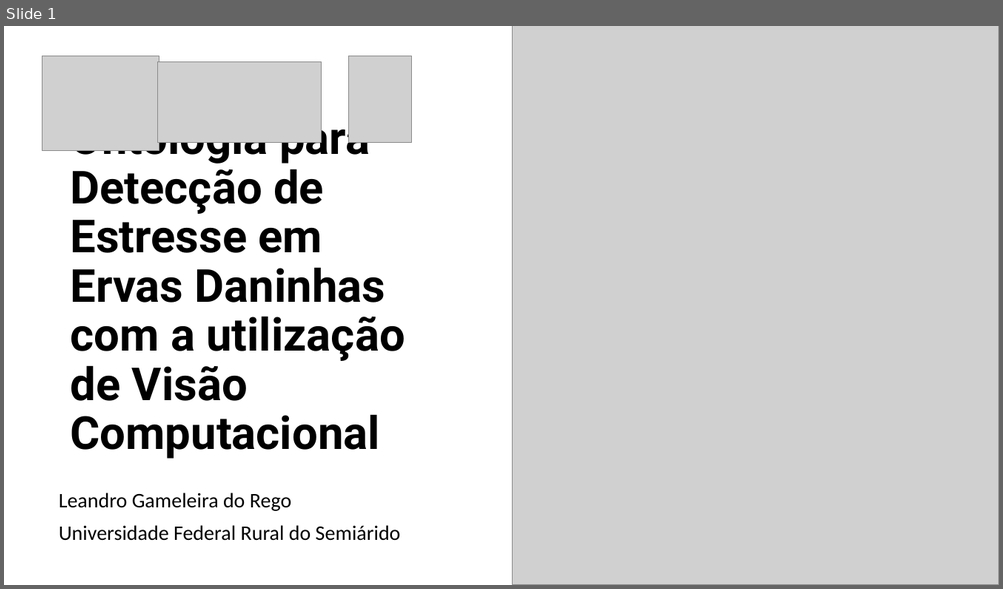
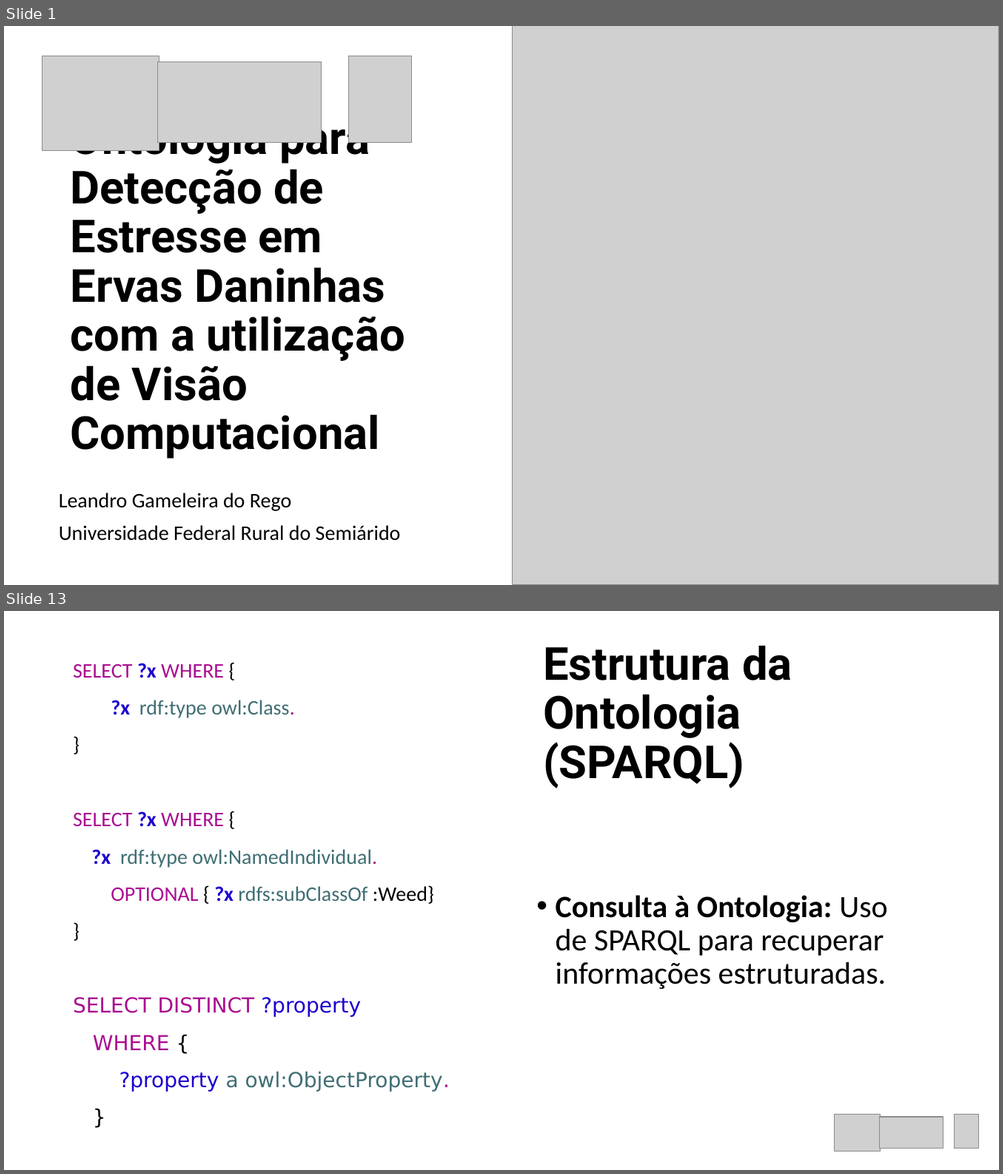
Before and after one commit to leandrogrego/WeedEye, a slide deck: Ontology for weed´s stress detection.pptx. Shown one above the other, each under a label of ours: slide 1 before the commit, slides 1 and 13 after it; the slides between them are not shown. The pictures are 1003x589 and 1003x1174 pixels, drawn with LibreOffice and Linux fonts; fonts in the diff are those of the drawing; grey boxes stand for pictures. Boxes give left, top, right and bottom in pixels: in the first picture for what was removed or moved away, otherwise in the second. Text is boxed around its words. In the diff, an @@ line names an element or a change of style, - is before the commit and + after.

```diff
--- a/Ontology for weed´s stress detection.pptx
+++ b/Ontology for weed´s stress detection.pptx
@@ slide 13 added at (4,611,999,1170), background #FFFFFF @@
@@ title added at (543,645,792,789), 44 pt, text #000000, bold @@
+Estrutura da Ontologia (SPARQL)
@@ text added at (73,663,449,1092), 20 pt, text #3F6E74 @@
+SELECT ?x WHERE {
+?x rdf:type owl:Class.
+}
+SELECT ?x WHERE {
+?x rdf:type owl:NamedIndividual.
+OPTIONAL { ?x rdfs:subClassOf :Weed}
+}
+SELECT DISTINCT ?property
+WHERE {
+?property a owl:ObjectProperty.
+}
@@ text added at (555,895,887,989), 30 pt, text #000000 @@
+• Consulta à Ontologia: Uso de SPARQL para recuperar informações estruturadas.
@@ picture added at (834,1116,881,1152) @@
@@ picture added at (879,1118,943,1149) @@
@@ picture added at (954,1116,979,1149) @@
```
Also in this commit, not shown: 10 slides changed, 5 other slides added, 1 slide removed, 2 other files.
